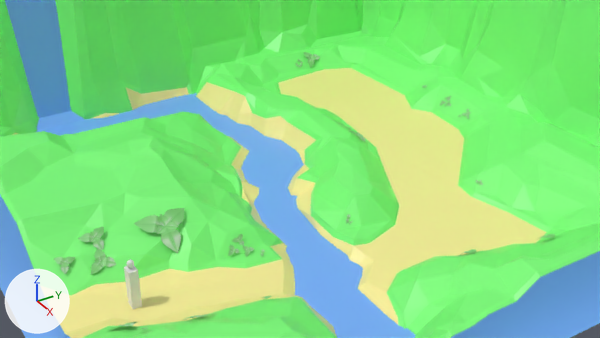
What one commit did to the Blender file SimpleGameScene.blend.
Camera for both pictures: the file's camera 'Camera'. Every picture has the same lights, and +X, +Y and +Z are marked at lower left.

Script lines for the objects in view, before the commit:
```python
me_cube = bpy.data.meshes.new('Cube')
me_cube.from_pydata(...)  # 768 vertices, 1206 faces; spans x -42.9..43.0, y -43.0..42.9, z -0.1..31.0
me_cube.materials.append(mat_material)  # picture img_craztad_basic_8x8_palette_png
me_plane = bpy.data.meshes.new('Plane')
me_plane.from_pydata(...)  # 4 vertices, 1 face; spans x -46.4..46.4, y -46.4..46.4, z 1.6
me_plane.materials.append(mat_material)  # picture img_craztad_basic_8x8_palette_png
ob_plane = bpy.data.objects.new('Plane', me_plane)
ob_plane.location = (4.68, -1.78, 3.96)
ob_plane.scale = (0.291, 0.291, 0.291)
ob_shrub6leaf_020 = bpy.data.objects.new('Shrub6Leaf.020', None)
ob_shrub6leaf_020.location = (8.15, -9.99, 5.86)
ob_shrub6leaf_020.rotation_euler = (-0.589, 0.116, -1.633)  # degrees (-34, 6.6, -94)
ob_shrub6leaf_020.scale = (1.56, 1.56, 1.56)
ob_shrub6leaf_020.instance_type = 'COLLECTION'
ob_shrub6leaf_020.instance_collection = col_shrub6leaf
ob_terrain = bpy.data.objects.new('Terrain', me_cube)
ob_terrain.location = (4.68, -1.78, 3.96)
ob_terrain.scale = (0.291, 0.291, 0.291)
# also in view: 'CharacterSize' at (10.13, -11.97, 5.56); 'Plane.001' at (-6.09, -9.8, 8.83)
```
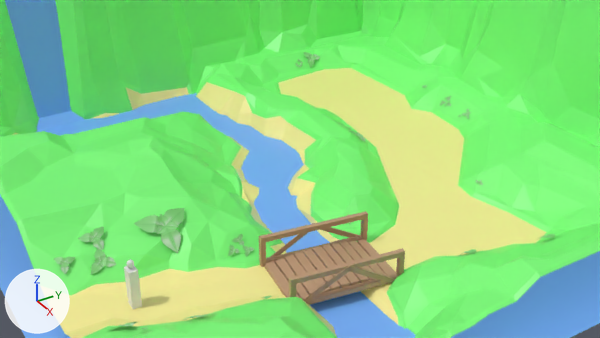
Commit message: Add the bridge file and bridge to the game scene

Boxes [x1, y1, x2, y2] around the edits, measured in the pictures (600 x 338 px):
'Bridge', added: after [259, 211, 405, 305]

The change, as a list of edits to the scene's bpy script:
```text
Add img_craztad_basic_8x8_palette_png_001:
    img_craztad_basic_8x8_palette_png_001 = load_image('craztad_basic_8x8_palette.png.001', 'craztad_basic_8x8_palette.png', 8, 8, 'sRGB')
Add mat_material_002:
    mat_material_002 = principled_material('Material.002')
    mat_material_002.texture = img_craztad_basic_8x8_palette_png_001
    mat_material_002.roughness = 0.4
Add me_plane_003:
    me_plane_003.from_pydata(...)  # 184 vertices, 138 faces; spans x -1.18..1.18, y -1.06..1.06, z -0.14..1.16
    me_plane_003.materials.append(mat_material_002)  # picture img_craztad_basic_8x8_palette_png_001
Add col_bridge:
    col_bridge = bpy.data.collections.new('Bridge')
    col_bridge.objects.link(ob_bridge_001)
Add ob_bridge:
    ob_bridge = bpy.data.objects.new('Bridge', None)
    ob_bridge.location = (11.9, -5.82, 4.69)
    ob_bridge.rotation_euler = (0.0, 0.0, -0.148)  # degrees (0, 0, -8.5)
    ob_bridge.instance_type = 'COLLECTION'
    ob_bridge.instance_collection = col_bridge
Add ob_bridge_001:
    ob_bridge_001 = bpy.data.objects.new('Bridge.001', me_plane_003)
    ob_bridge_001.location = (0.0, 0.0, 0.0)
    ob_bridge_001.scale = (1.16, 1.89, 1.0)
```
